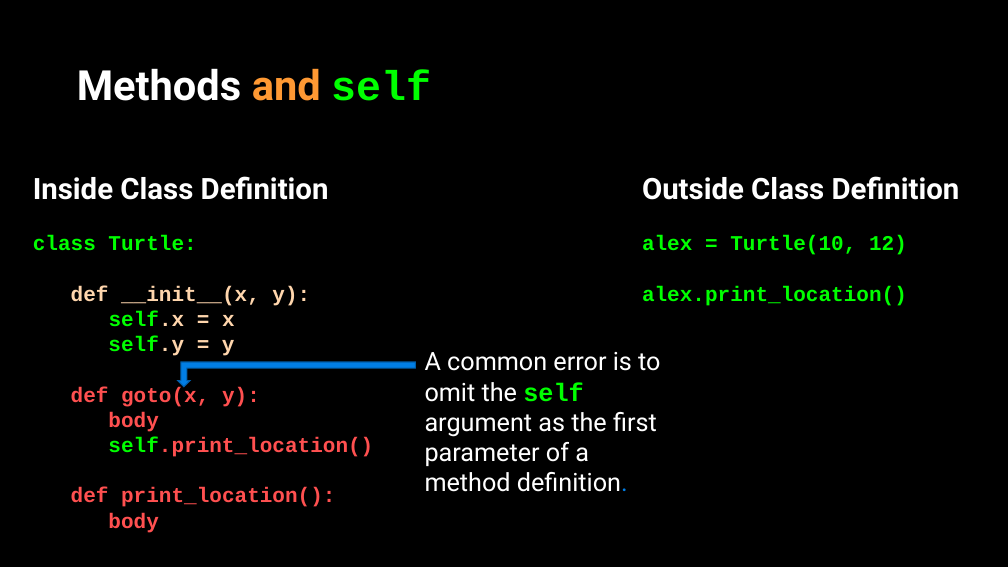
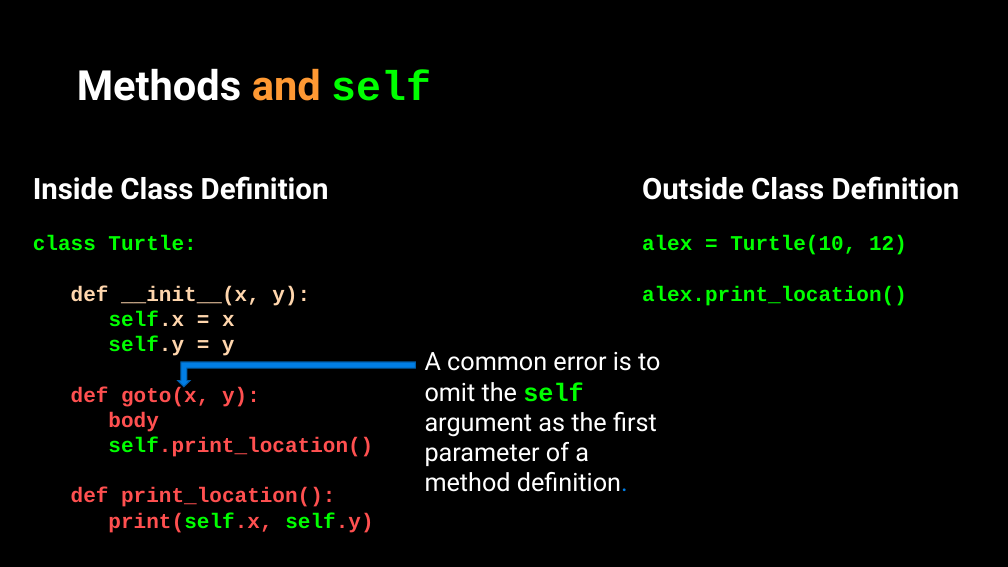
Before and after one commit to APS106/APS106-winter-2023-kinsella-goodfellow, a slide deck: slide 25 of lectures/week10/lecture2/slides/week10_lecture2.pptx (slide 21 before the commit). Drawn at 1008x567 pixels with LibreOffice and Linux fonts; fonts in the diff are those of the drawing; background and template pictures are left out. Boxes give left, top, right and bottom in pixels: in the first picture for what was removed or moved away, otherwise in the second. Text is boxed around its words. In the diff, an @@ line names an element or a change of style, - is before the commit and + after.

```diff
--- a/lectures/week10/lecture2/slides/week10_lecture2.pptx
+++ b/lectures/week10/lecture2/slides/week10_lecture2.pptx
@@ text at bbox=[108, 513, 373, 533]: text changed @@
-body
+print(self.x, self.y)
```
Also in this commit, not shown: 7 other slides changed, 4 slides added, 6 other files.
